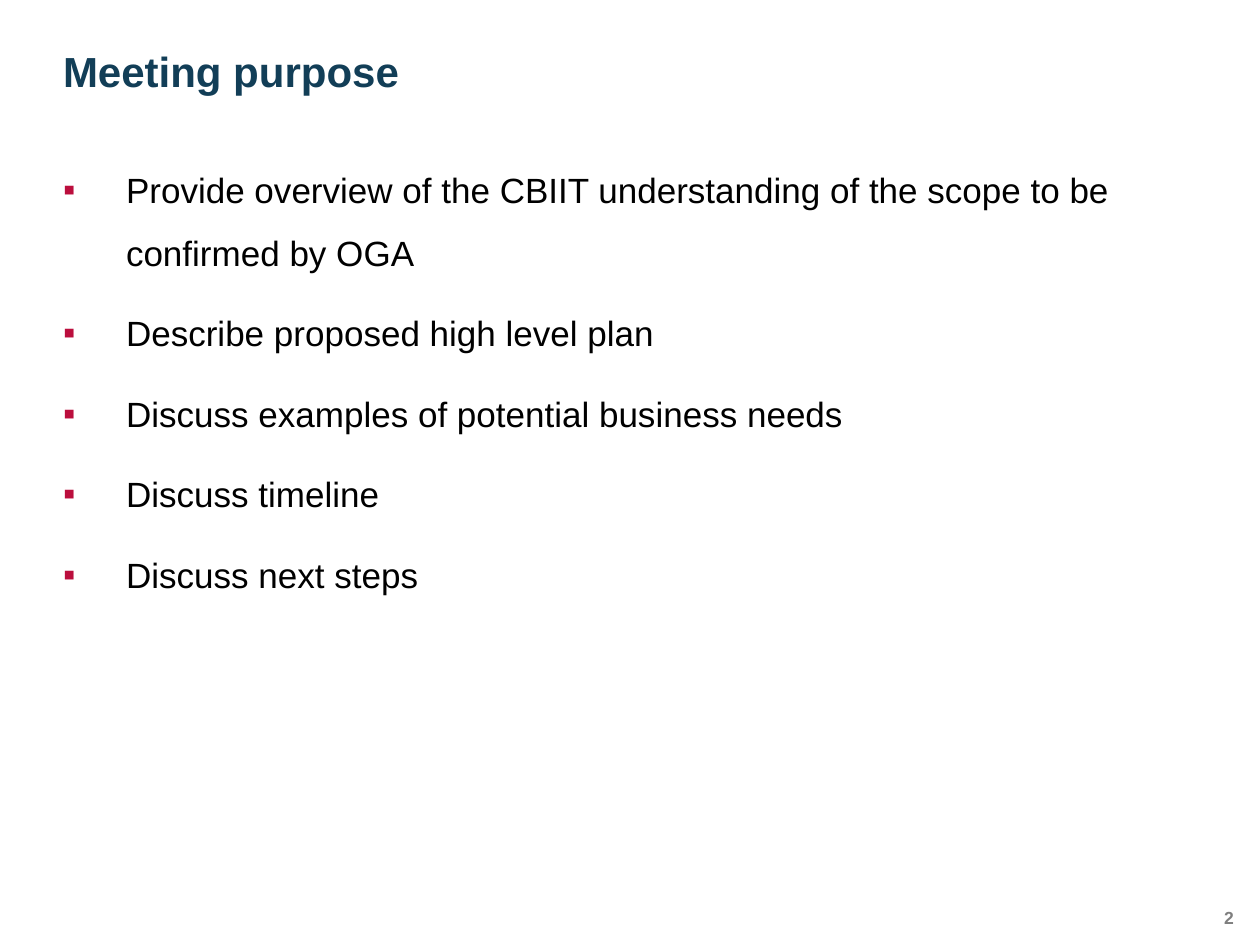
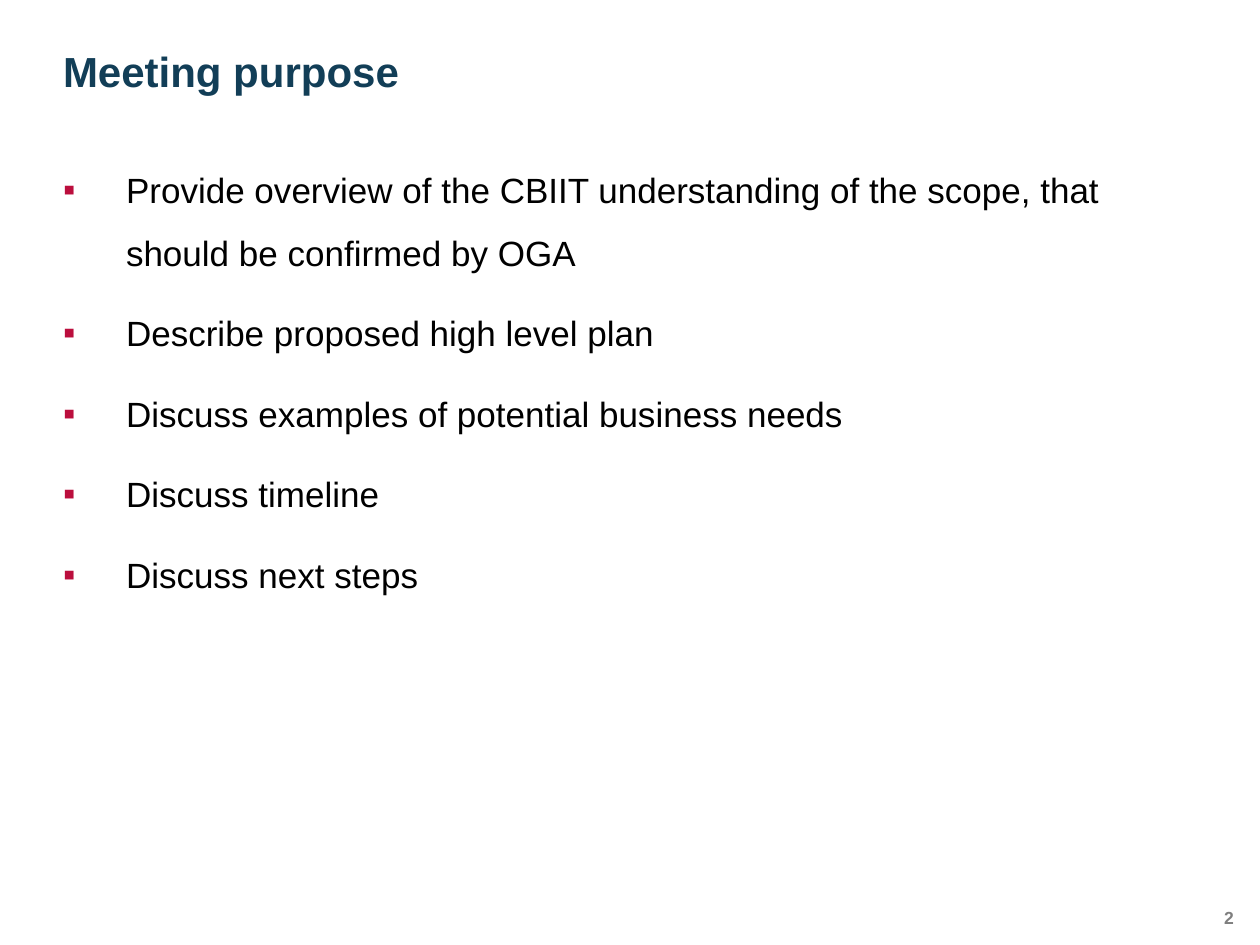
Before and after one commit to yaoh4/greensheets_classic, a slide deck: slide 2 of Requirements/Presentations/GreenSheets OGA presentation_version 3.pptx. Drawn at 1260x945 pixels with LibreOffice and Linux fonts; fonts in the diff are those of the drawing; background and template pictures are left out. Boxes give left, top, right and bottom in pixels: in the first picture for what was removed or moved away, otherwise in the second. Text is boxed around its words. In the diff, an @@ line names an element or a change of style, - is before the commit and + after.

```diff
--- a/Requirements/Presentations/GreenSheets OGA presentation_version 3.pptx
+++ b/Requirements/Presentations/GreenSheets OGA presentation_version 3.pptx
@@ text at (x1=126, y1=177, x2=1098, y2=272): text changed @@
-  ▪ Provide overview of the CBIIT understanding of the scope to be confirmed by OGA
+  ▪ Provide overview of the CBIIT understanding of the scope, that should be confirmed by OGA
```
Also in this commit, not shown: 2 other slides changed.
